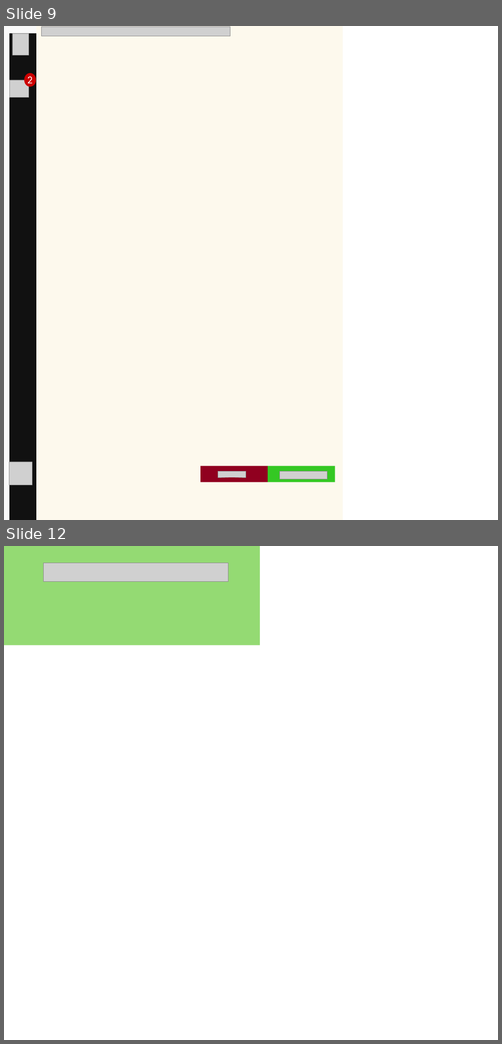
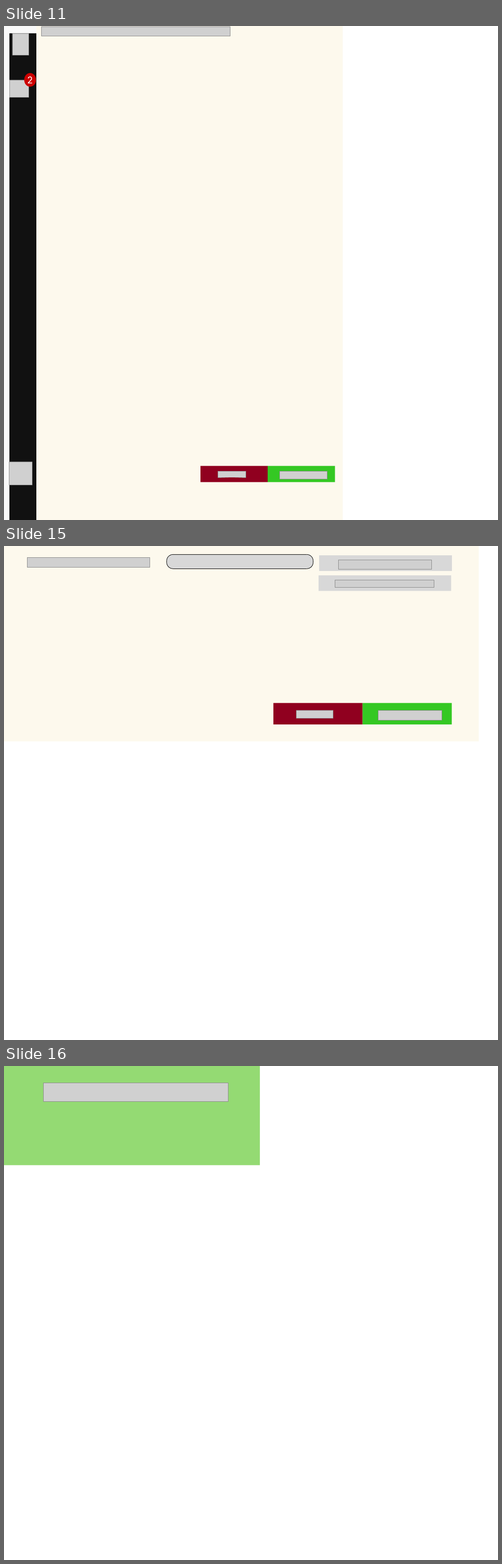
Before and after one commit to mmonastyrskiy/5_sem, a slide deck: Стандартизация/Design/all.pptx. Shown one above the other, each under a label of ours: slides 9 and 12 before the commit, slides 11, 15 and 16 after it; the slides between them are not shown. The pictures are 502x1044 and 502x1564 pixels, drawn with LibreOffice and Linux fonts; fonts in the diff are those of the drawing; grey boxes stand for pictures. Boxes give left, top, right and bottom in pixels: in the first picture for what was removed or moved away, otherwise in the second. Text is boxed around its words. In the diff, an @@ line names an element or a change of style, - is before the commit and + after.

```diff
--- a/Стандартизация/Design/all.pptx
+++ b/Стандартизация/Design/all.pptx
@@ slide 15 added at (x1=4, y1=546, x2=498, y2=1040), background #FFFFFF @@
@@ freeform shape added at (x1=4, y1=546, x2=478, y2=741), fill #FDF9ED @@
@@ picture added at (x1=27, y1=558, x2=150, y2=567) @@
@@ freeform shape added at (x1=166, y1=554, x2=313, y2=569), fill #000000 @@
@@ freeform shape added at (x1=167, y1=555, x2=313, y2=569), fill #D8D8D8 @@
@@ freeform shape added at (x1=319, y1=555, x2=452, y2=571), fill #D8D8D8 @@
@@ picture added at (x1=339, y1=560, x2=431, y2=569) @@
@@ freeform shape added at (x1=319, y1=575, x2=451, y2=591), fill #D8D8D8 @@
@@ picture added at (x1=335, y1=580, x2=434, y2=587) @@
@@ group added at (x1=274, y1=703, x2=452, y2=724): 2 freeform shapes, 2 pictures @@
@@ what was slide 9 is now slide 11 @@
@@ what was slide 12 is now slide 16 @@
```
Also in this commit, not shown: 4 slides changed, 3 other slides added, 4 other files.
